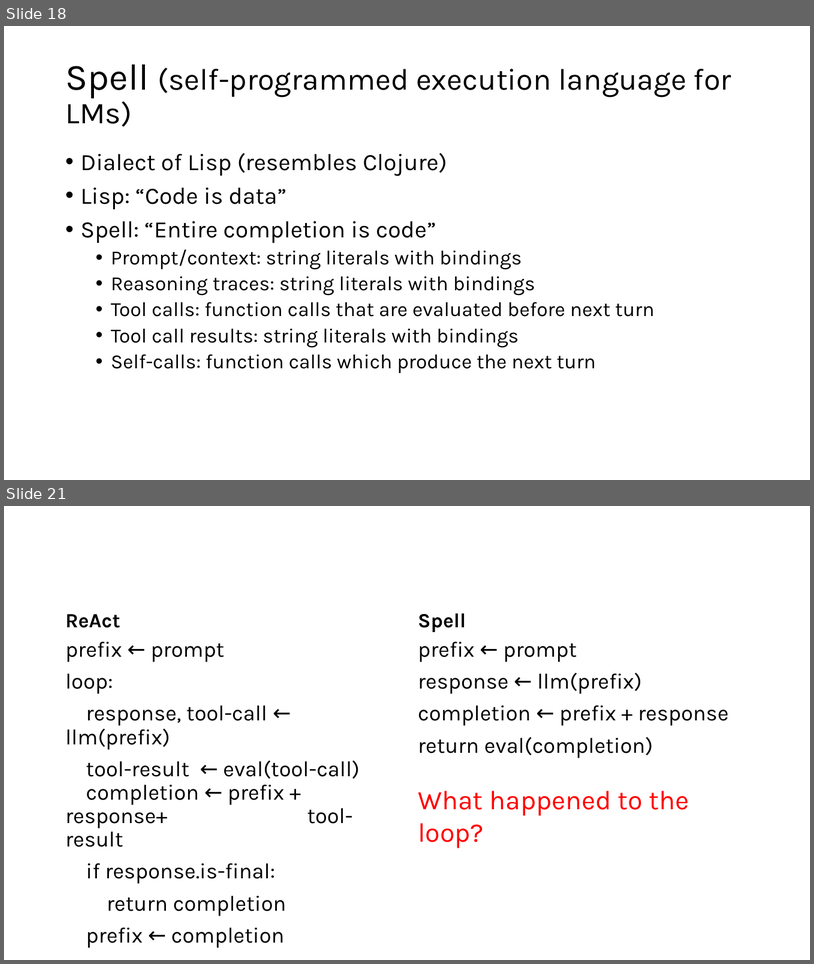
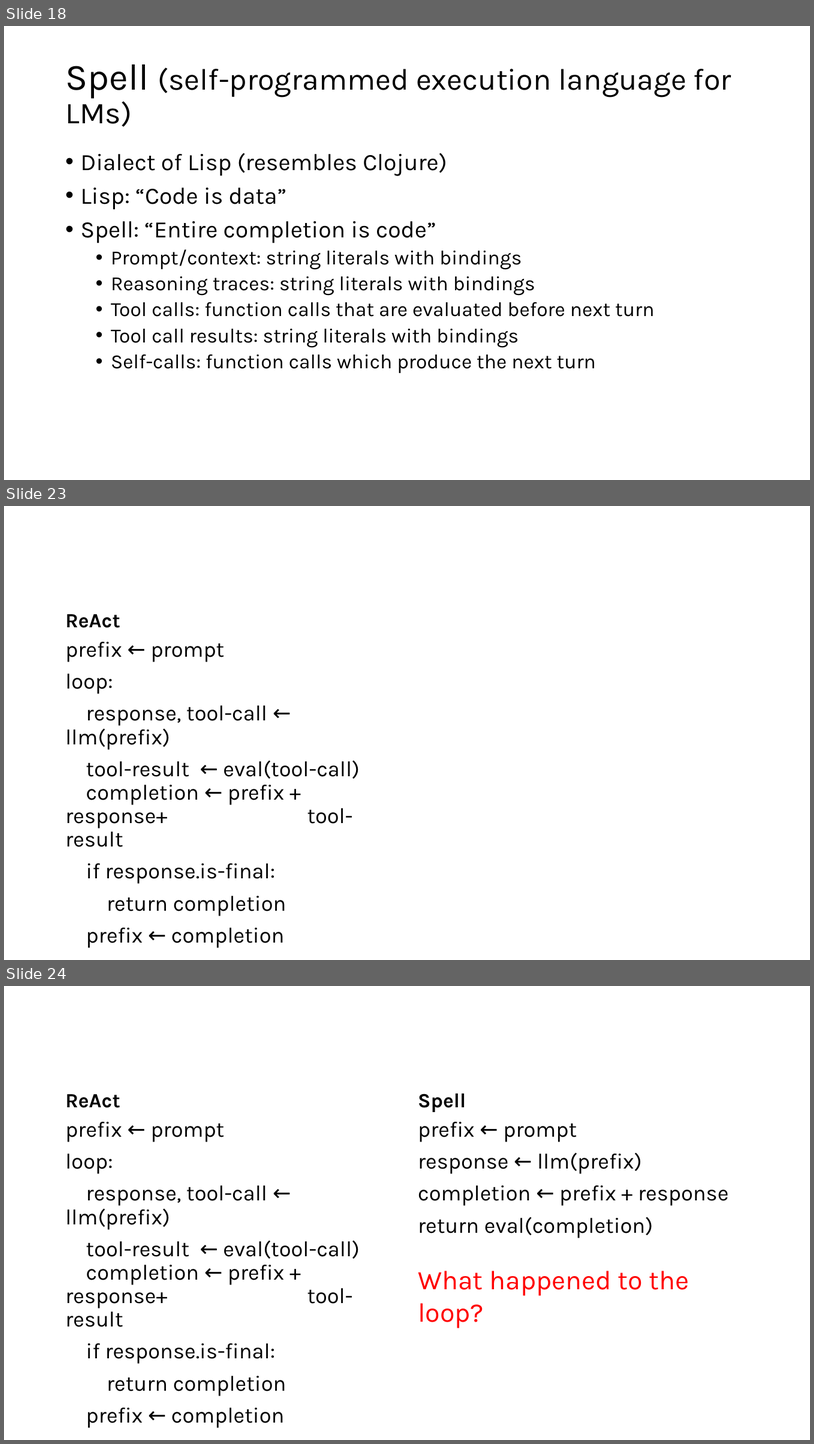
Before and after one commit to lukejoconnor/spell, a slide deck: writeup/spell-slides-030926.pptx. Shown one above the other, each under a label of ours: slides 18 and 21 before the commit, slides 18, 23 and 24 after it; the slides between them are not shown. The pictures are 814x964 and 814x1444 pixels, drawn with LibreOffice and Linux fonts; fonts in the diff are those of the drawing. Boxes give left, top, right and bottom in pixels: in the first picture for what was removed or moved away, otherwise in the second. Text is boxed around its words. In the diff, an @@ line names an element or a change of style, - is before the commit and + after.

Commit message:
Update fix-loop prompts, benchmark docs, and slides

```diff
--- a/writeup/spell-slides-030926.pptx
+++ b/writeup/spell-slides-030926.pptx
@@ slide 23 added at (x1=4, y1=506, x2=810, y2=960), background #FFFFFF @@
@@ text added at (x1=65, y1=614, x2=120, y2=628), 24 pt, text #000000, bold @@
+ReAct
@@ text added at (x1=65, y1=642, x2=360, y2=916), 25.9 pt, text #000000 @@
+prefix ← prompt
+loop:
+response, tool-call ← llm(prefix)
+tool-result ← eval(tool-call)
+completion ← prefix + response+ tool-result
+if response.is-final:
+return completion
+prefix ← completion
@@ what was slide 21 is now slide 24 @@
```
Also in this commit, not shown: 12 slides changed, 7 other slides added, 5 slides removed, 3 other files.
